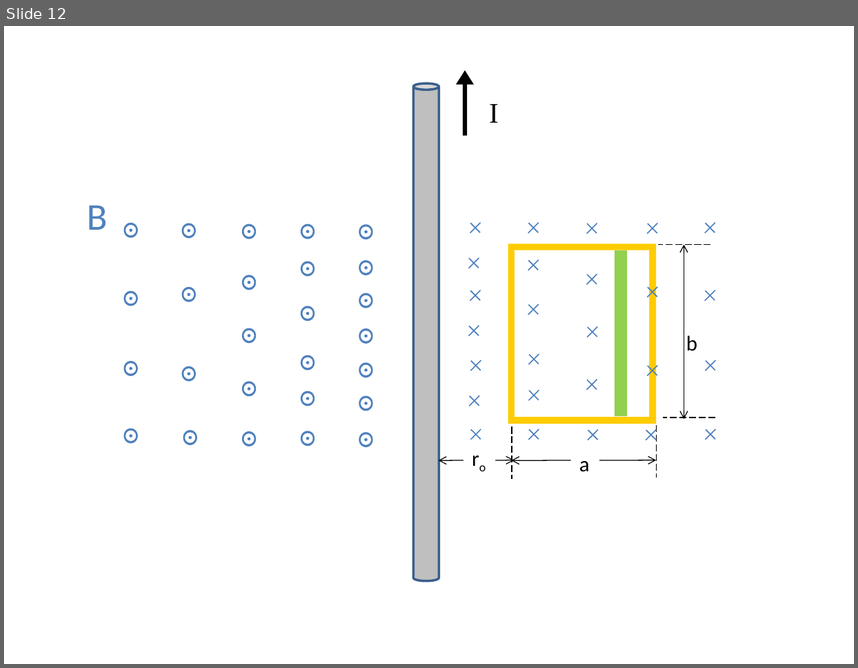
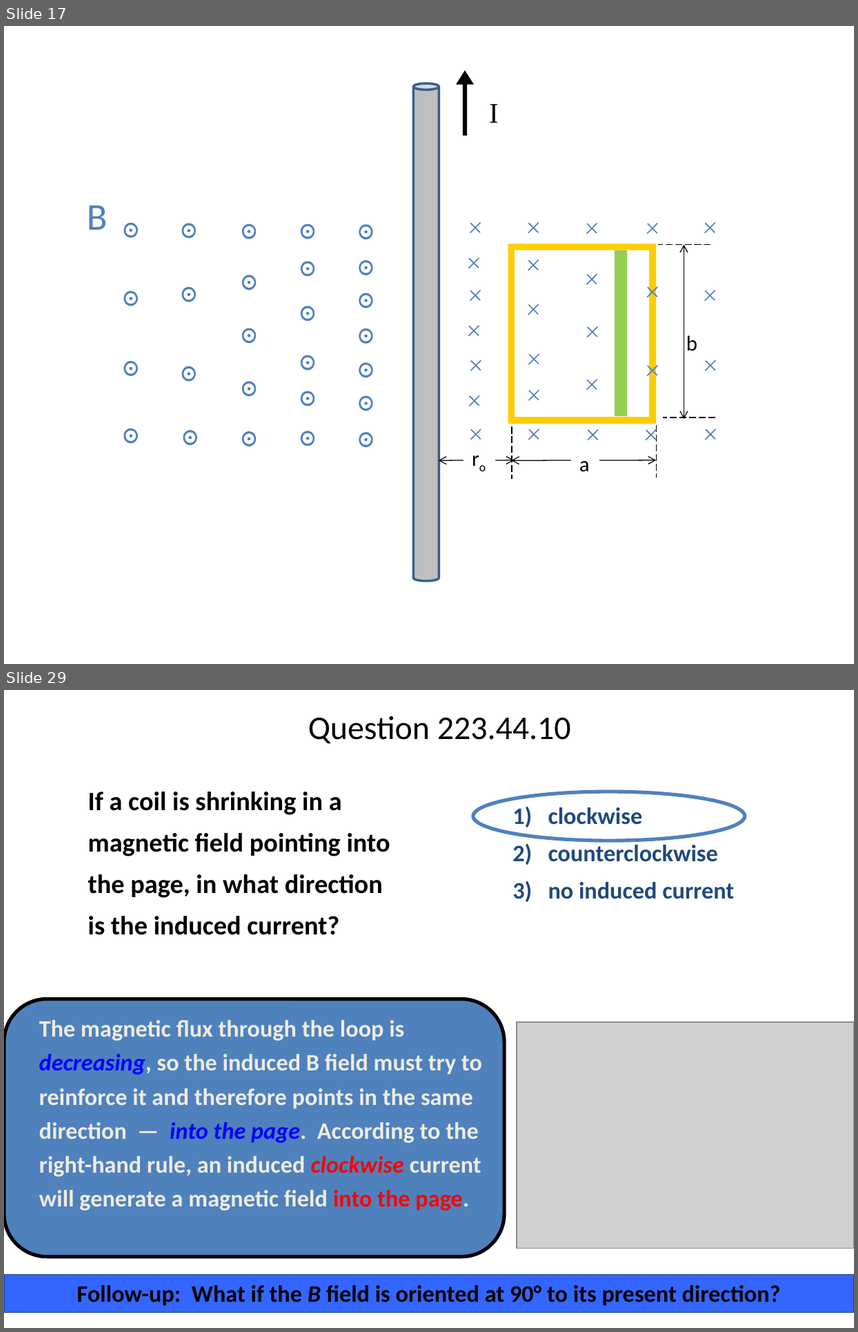
Before and after one commit to rtlines/PH223-Engineering-Physics, a slide deck: Slides/PH223_Lecture_43.pptx. Shown one above the other, each under a label of ours: slide 12 before the commit, slides 17 and 29 after it; the slides between them are not shown. The pictures are 858x668 and 858x1332 pixels, drawn with LibreOffice and Linux fonts; fonts in the diff are those of the drawing; grey boxes stand for pictures. Boxes give left, top, right and bottom in pixels: in the first picture for what was removed or moved away, otherwise in the second. Text is boxed around its words. In the diff, an @@ line names an element or a change of style, - is before the commit and + after.

```diff
--- a/Slides/PH223_Lecture_43.pptx
+++ b/Slides/PH223_Lecture_43.pptx
@@ slide 29 added at (x1=4, y1=690, x2=854, y2=1328), background #FFFFFF @@
@@ title added at (x1=308, y1=716, x2=571, y2=744), 28 pt, text #000000 @@
+Question 223.44.10
@@ text added at (x1=88, y1=791, x2=390, y2=935), 22.4 pt, text #000000, bold @@
+If a coil is shrinking in a magnetic field pointing into the page, in what direction is the induced current?
@@ ellipse added at (x1=473, y1=791, x2=745, y2=840), outline #4F81BD 3 pt @@
@@ text added at (x1=513, y1=806, x2=734, y2=902), 20 pt, text #1F497D, bold @@
+1) clockwise
+2) counterclockwise
+3) no induced current
@@ rounded rectangle added at (x1=4, y1=998, x2=505, y2=1256), fill #4F81BD, outline #000000 3 pt @@
@@ text added at (x1=39, y1=1020, x2=482, y2=1210), 20 pt, text #EEECE1, bold @@
+The magnetic flux through the loop is decreasing, so the induced B field must try to reinforce it and therefore points in the same direction — into the page. According to the right-hand rule, an induced clockwise current will generate a magnetic field into the page.
@@ picture added at (x1=517, y1=1021, x2=854, y2=1248) @@
@@ rectangle added at (x1=4, y1=1274, x2=854, y2=1312), fill #3366FF, outline #1F497D 0.75 pt, 20 pt, text #000000, bold @@
+Follow-up: What if the B field is oriented at 90° to its present direction?
@@ what was slide 12 is now slide 17 @@
```
Also in this commit, not shown: 39 other slides added, 11 other files.
